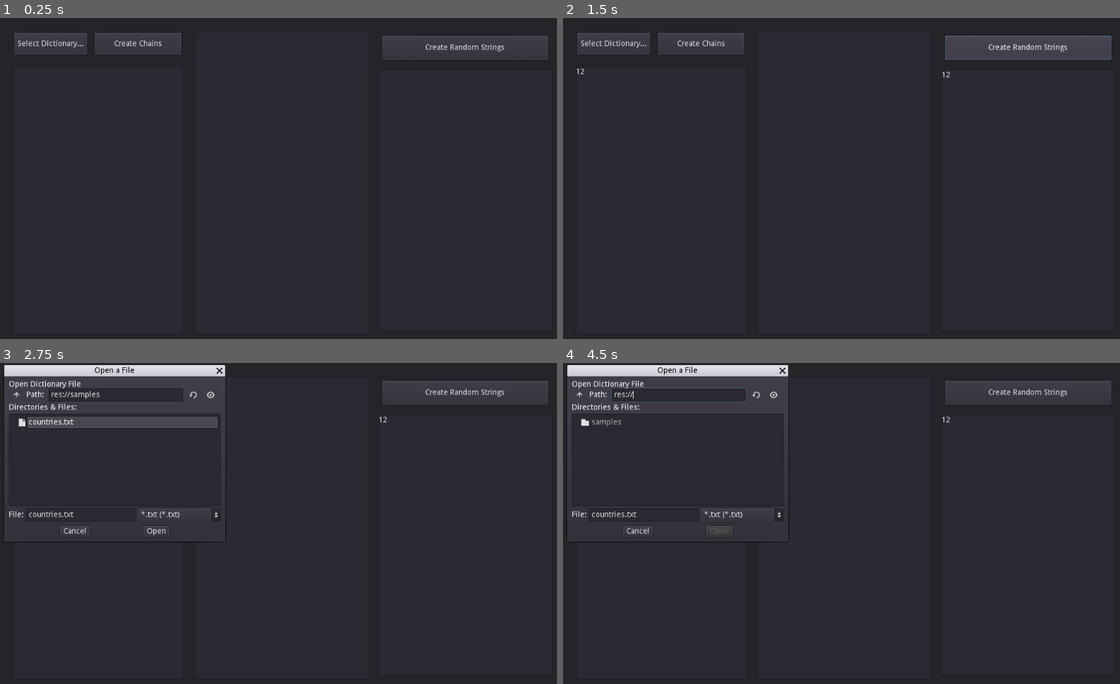
Above: before the commit, frames 1-4 (two rows, left to right).
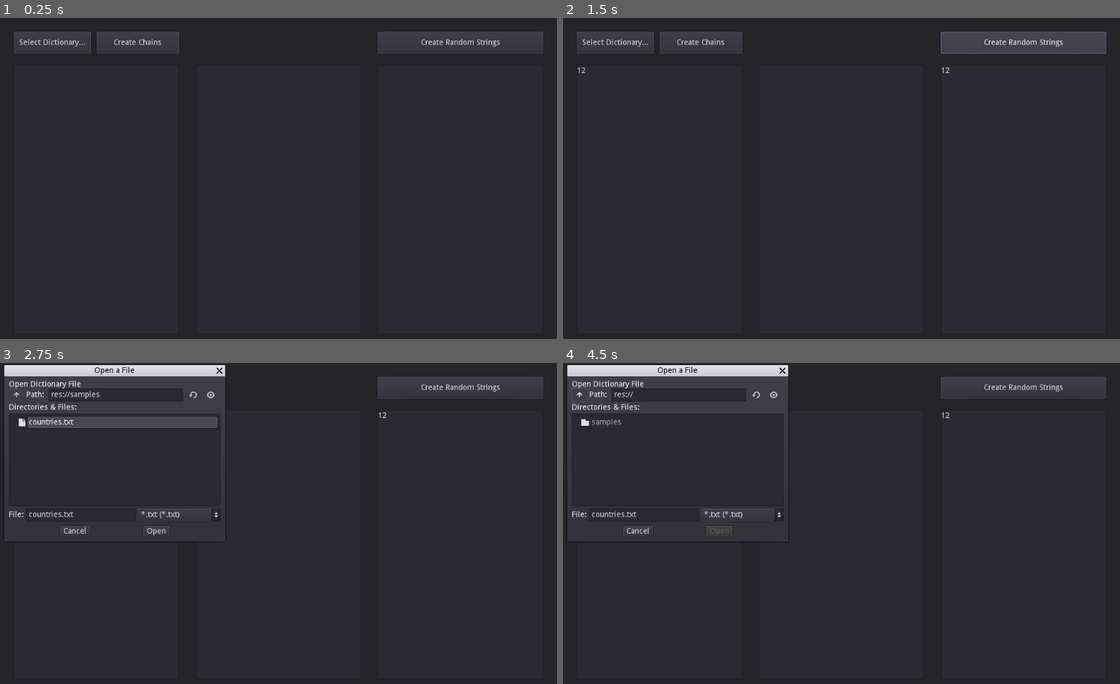
Above: after the commit, the same moments.

Repository: MichaelReel/MarkovTester
Game: Godot game, scene res://Analyser.tscn
Two runs of this game, one before a commit and one after it. Both use one fixed random seed, a clock stepped at 60 frames per second and the inputs below.
Inputs (mouse positions are in pixels of both pictures, inside the frame that each line leads up to):
- Up to frame 1 (0.25 s): no input
- Up to frame 2 (1.5 s): click (663, 200) at 0.52 s; type "12" at 0.6 s; click (1030, 200) at 0.75 s; type "12" at 0.83 s; click "Create Random Strings" at 1.25 s
- Up to frame 3 (2.75 s): click "Select Dictionary..." at 2 s
- Up to frame 4 (4.5 s): click (579, 395) at 2.75 s; click (579, 395) at 3.5 s; click "Create Chains" at 4.25 s

The runs differ from the first frame. In frame 1, 1.2% of the frame differs, in the area x 2-99%, y 4-13%; in frame 2, 1.9%, in the area x 2-99%, y 4-19%; in frame 3, 0.8%; in frame 4, 0.9%.
Error before the commit: Invalid call. Nonexistent function 'make_random_word' in base 'Nil'. (res://CreateChains.gd:130)
Error after the commit: Invalid call. Nonexistent function 'make_random_word' in base 'Nil'. (res://CreateChains.gd:131)

Commit message:
Aligned some UI elements. Setting the seed off the system millis.

Diff:
--- a/Analyser.tscn
+++ b/Analyser.tscn
@@ -12,39 +12,39 @@
 }
 
 [node name="SelectButton" type="Button" parent="."]
-margin_left = 25.6597
-margin_top = 26.8261
-margin_right = 157.66
-margin_bottom = 66.8261
+margin_left = 25.0
+margin_top = 25.0
+margin_right = 165.0
+margin_bottom = 65.0
 text = "Select Dictionary..."
 __meta__ = {
 "_edit_use_anchors_": false
 }
 
 [node name="CreateButton" type="Button" parent="."]
-margin_left = 172.0
-margin_top = 27.0
-margin_right = 329.0
-margin_bottom = 67.0
+margin_left = 175.0
+margin_top = 25.0
+margin_right = 325.0
+margin_bottom = 65.0
 text = "Create Chains"
 __meta__ = {
 "_edit_use_anchors_": false
 }
 
 [node name="RandomButton" type="Button" parent="."]
-margin_left = 693.0
-margin_top = 32.0
-margin_right = 994.0
-margin_bottom = 76.0
+margin_left = 685.0
+margin_top = 25.0
+margin_right = 985.0
+margin_bottom = 65.0
 text = "Create Random Strings"
 __meta__ = {
 "_edit_use_anchors_": false
 }
 
 [node name="InputList" type="TextEdit" parent="."]
-margin_left = 23.0
-margin_top = 87.0
-margin_right = 334.0
+margin_left = 25.0
+margin_top = 85.0
+margin_right = 325.0
 margin_bottom = 575.0
 script = ExtResource( 1 )
 __meta__ = {
@@ -65,9 +65,9 @@
 current_path = "res://samples/"
 
 [node name="ChainList" type="ItemList" parent="."]
-margin_left = 352.0
-margin_top = 25.0
-margin_right = 669.0
+margin_left = 355.0
+margin_top = 85.0
+margin_right = 655.0
 margin_bottom = 575.0
 script = ExtResource( 2 )
 __meta__ = {
@@ -75,10 +75,10 @@
 }
 
 [node name="OutputList" type="TextEdit" parent="."]
-margin_left = 686.0
-margin_top = 93.0
-margin_right = 1002.0
-margin_bottom = 569.0
+margin_left = 685.0
+margin_top = 85.0
+margin_right = 985.0
+margin_bottom = 575.0
 script = ExtResource( 3 )
 __meta__ = {
 "_edit_use_anchors_": false
--- a/CreateChains.gd
+++ b/CreateChains.gd
@@ -126,6 +126,7 @@
 
 func _on_RandomButton_pressed():
 	var text := ""
+	seed(OS.get_system_time_msecs())
 	for _i in range (0, 100):
 		text += table.make_random_word() + "\n"
 	emit_signal("created_random_strings", text)
